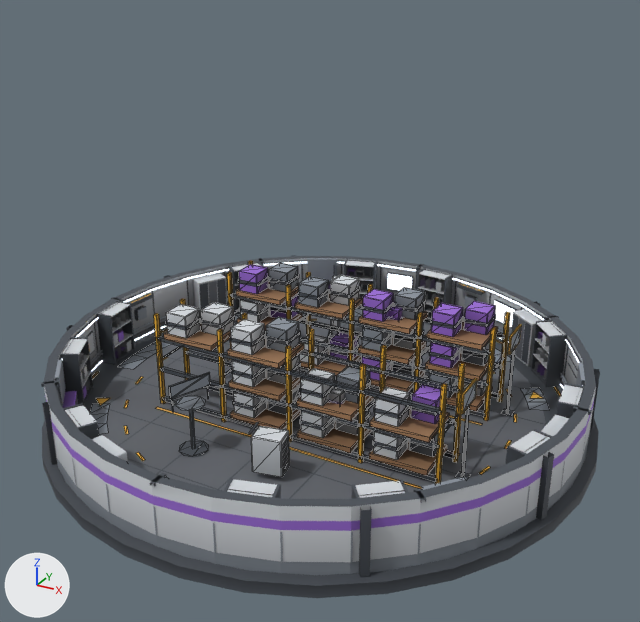
The glTF model assets/models/storehouse_s_far.glb: old version first, new version second.
Both versions are drawn from a 50 mm camera at (8.24, -14.97, 9.72) aimed at (0.28, -0.51, 2.49). The lights are fixed; the arrows at lower left show +X, +Y and +Z. The picture after the commit comes second. Mesh edges are drawn as thin lines on the coarser meshes.

Names of what the first picture shows: 'Base', 'Interior'.
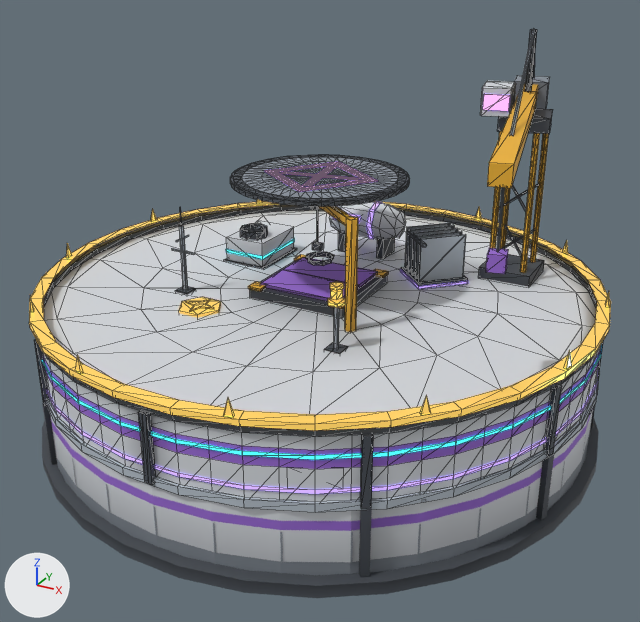
Patch to the scene script:
```diff
--- a/assets/models/storehouse_s_far.glb.py
+++ b/assets/models/storehouse_s_far.glb.py
@@ mat_neon_001 @@
+mat_neon_001 = bpy.data.materials.new('Neon.001')
+# nodes: BsdfPrincipled, Mix, OutputMaterial, VertexColor
+# colours: purple #b981ff, purple #9b6bd6, mixed with the vertex colours
@@ mat_l5gold_001 @@
+mat_l5gold_001 = bpy.data.materials.new('L5Gold.001')
+# nodes: BsdfPrincipled, Mix, OutputMaterial, VertexColor
+# colours: orange #cba650, orange #ffd166, mixed with the vertex colours
@@ mat_l4band_001 @@
+mat_l4band_001 = bpy.data.materials.new('L4Band.001')
+# nodes: BsdfPrincipled, Mix, OutputMaterial, VertexColor
+# colours: purple #aa8eff, purple #a78bfa, mixed with the vertex colours
@@ mat_l3band_001 @@
+mat_l3band_001 = bpy.data.materials.new('L3Band.001')
+# nodes: BsdfPrincipled, Mix, OutputMaterial, VertexColor
+# colours: cyan #3ee0ff, mixed with the vertex colours
@@ me_roof @@
+me_roof.from_pydata(...)  # 1621 vertices, 2185 faces; spans x -5.69..5.69, y -5.75..5.75, z 1.38..7.83
+# faces by material slot: [200, 1985]
+me_roof.materials.append(mat_neon_001)
+me_roof.materials.append(mat_palette_001)
@@ me_l5_001 @@
+me_l5_001.from_pydata(...)  # 237 vertices, 282 faces; spans x -5.75..5.75, y -5.75..5.75, z 2.62..3.96
+# faces by material slot: [264, 18]
+me_l5_001.materials.append(mat_l5gold_001)
+me_l5_001.materials.append(mat_palette_001)
@@ me_l4_001 @@
+me_l4_001.from_pydata(...)  # 210 vertices, 242 faces; spans x -5.67..5.67, y -5.67..5.67, z 1.66..3.94
+# faces by material slot: [100, 142]
+me_l4_001.materials.append(mat_l4band_001)
+me_l4_001.materials.append(mat_palette_001)
@@ me_l3_001 @@
+me_l3_001.from_pydata(...)  # 159 vertices, 164 faces; spans x -5.67..5.67, y -5.67..5.67, z 2.28..3.45
+# faces by material slot: [72, 92]
+me_l3_001.materials.append(mat_l3band_001)
+me_l3_001.materials.append(mat_palette_001)
@@ me_l2_001 @@
+me_l2_001.from_pydata(...)  # 136 vertices, 166 faces; spans x -5.7..5.7, y -5.7..5.7, z 1.34..4.52
+me_l2_001.materials.append(mat_palette_001)
@@ ob_roof @@
+ob_roof = bpy.data.objects.new('Roof', me_roof)
+ob_roof.location = (0.0, 0.0, 0.0)
@@ ob_l5 @@
+ob_l5 = bpy.data.objects.new('L5', me_l5_001)
+ob_l5.location = (0.0, 0.0, 0.0)
@@ ob_l4 @@
+ob_l4 = bpy.data.objects.new('L4', me_l4_001)
+ob_l4.location = (0.0, 0.0, 0.0)
@@ ob_l3 @@
+ob_l3 = bpy.data.objects.new('L3', me_l3_001)
+ob_l3.location = (0.0, 0.0, 0.0)
@@ ob_l2 @@
+ob_l2 = bpy.data.objects.new('L2', me_l2_001)
+ob_l2.location = (0.0, 0.0, 0.0)
```

What differs and where, as boxes (x1, y1, x2, y2) in the pictures (640 x 622 px):
'Roof', added
    after: (34, 29, 604, 509)
    faces in mat_palette_001: (34, 29, 604, 509)
    faces in mat_neon_001: (265, 94, 510, 192)
'L5', added
    after: (29, 200, 611, 431)
    faces in mat_l5gold_001: (29, 200, 611, 431)
    faces in mat_palette_001: (324, 307, 348, 354)
'L4', added
    after: (47, 201, 598, 494)
    faces in mat_palette_001: (329, 202, 468, 286)
    faces in mat_l4band_001: (47, 201, 598, 494)
'L2', added
    after: (46, 207, 599, 512)
'L3', added
    after: (42, 221, 602, 460)
    faces in mat_palette_001: (224, 221, 334, 269)
    faces in mat_l3band_001: (42, 238, 602, 460)
'Interior', unchanged, covered by the edit
    before: (90, 261, 561, 489)
